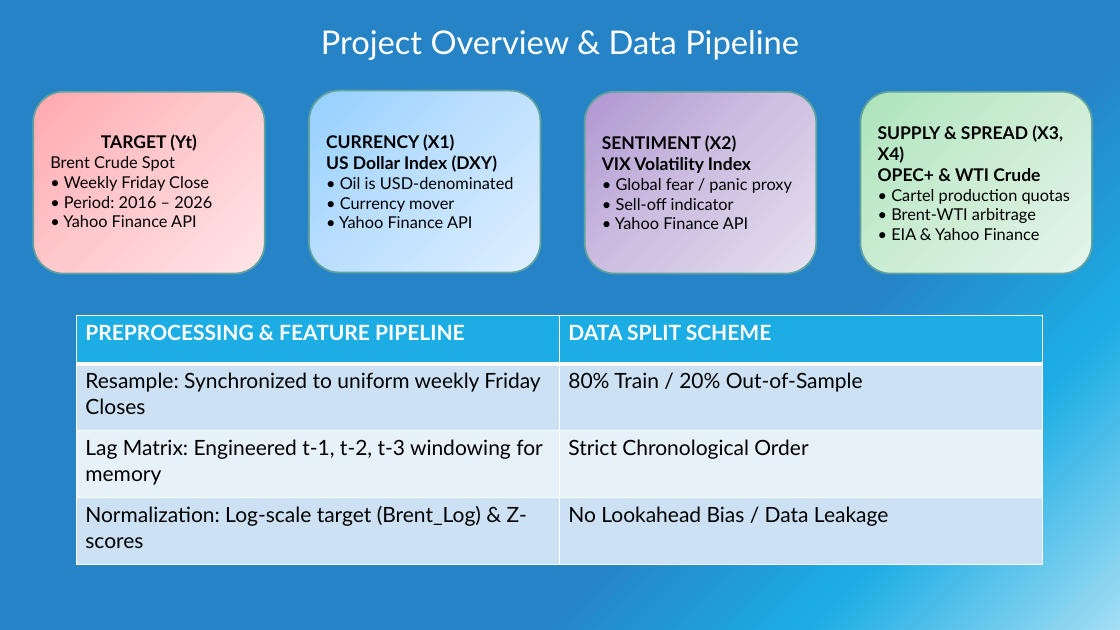
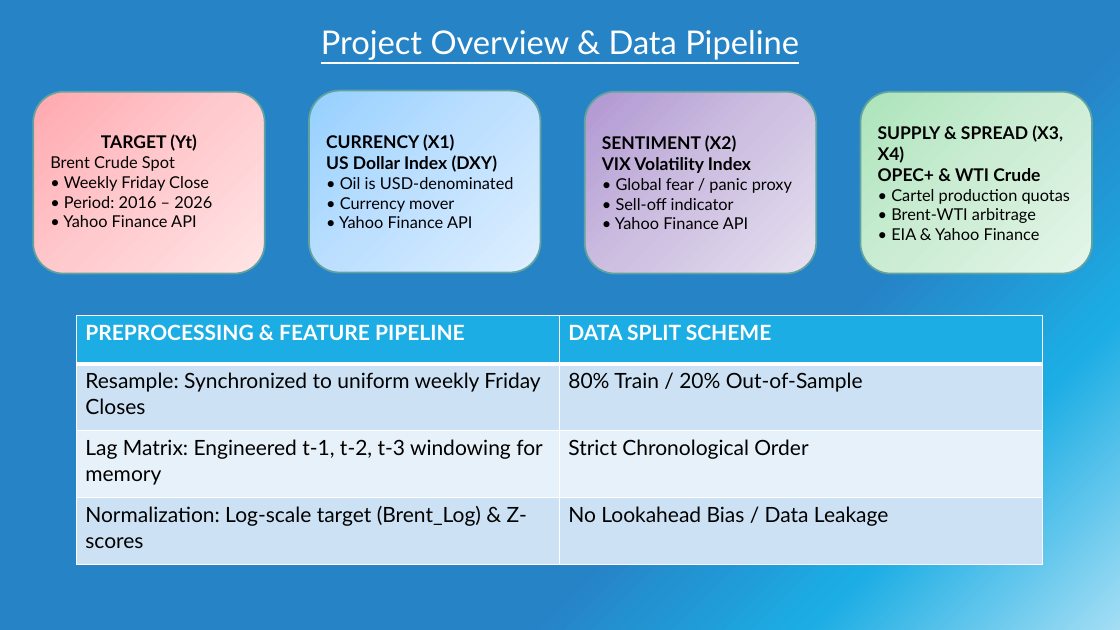
Before and after one commit to amohaf32/Time-Series-Forecast-Platform-Brent-Crude-Oil, a slide deck: slide 3 of presentations/Final Presentation .pptx. Drawn at 1120x630 pixels with LibreOffice and Linux fonts; fonts in the diff are those of the drawing. Boxes give left, top, right and bottom in pixels: in the first picture for what was removed or moved away, otherwise in the second. Text is boxed around its words. In the diff, an @@ line names an element or a change of style, - is before the commit and + after.

```diff
--- a/presentations/Final Presentation .pptx
+++ b/presentations/Final Presentation .pptx
@@ title "Project Overview & Data Pipeline" at (321, 30, 799, 60): underline on @@
```
Also in this commit, not shown: 8 other slides changed, 1 slide added, 1 slide removed, 5 other files.
